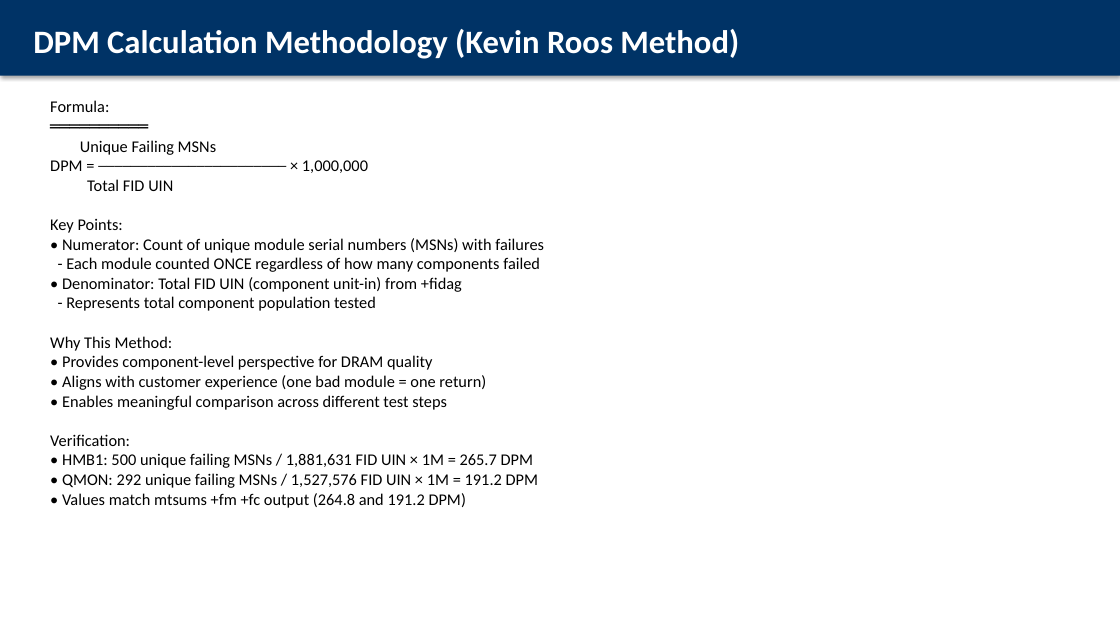
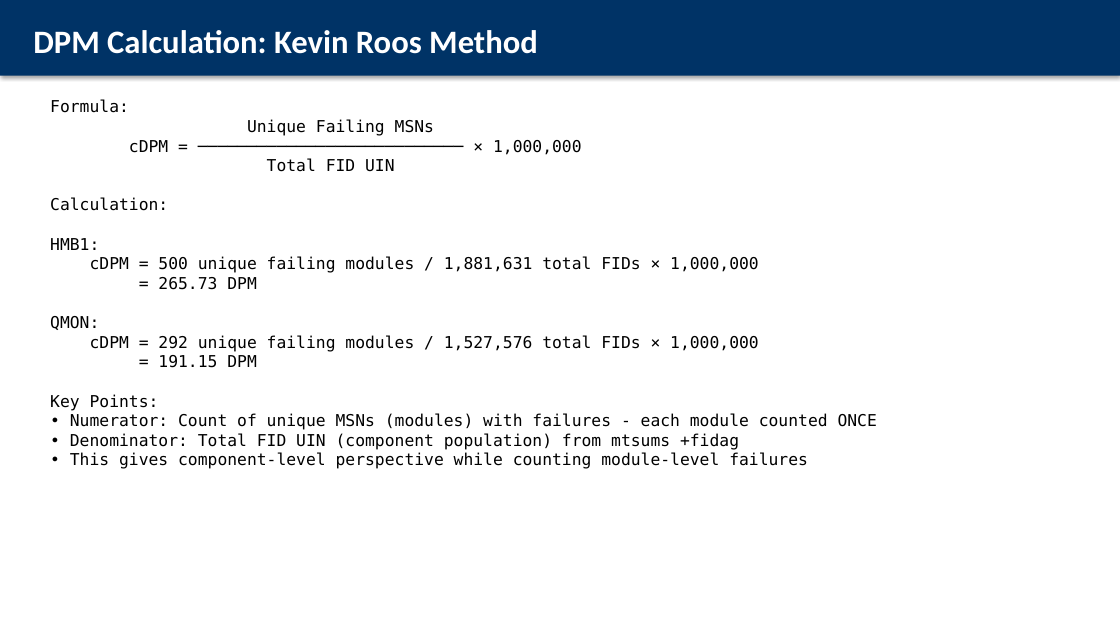
Before and after one commit to ASEGARAN/MODULE_YIELD_DASHBOARD, a slide deck: slide 4 of Y6CP_cDPM_Recovery_VP_Readout_SOCAMM2_7500MT.pptx (slide 9 before the commit). Drawn at 1120x630 pixels with LibreOffice and Linux fonts; fonts in the diff are those of the drawing. Boxes give left, top, right and bottom in pixels: in the first picture for what was removed or moved away, otherwise in the second. Text is boxed around its words. In the diff, an @@ line names an element or a change of style, - is before the commit and + after.

Commit message:
fix: Update VP readout with Kevin's DPM method and simplified MFG/ENG view
Changes:
- Use Kevin's DPM calculation: (Unique MSNs / Total FID UIN) × 1M
  - HMB1: 500 / 1,881,631 × 1M = 265.73 DPM
  - QMON: 292 / 1,527,576 × 1M = 191.15 DPM

- Replace confusing 1st pass vs final pass yield comparison with
  simple MFG vs ENG view table showing:
  - MFG View: Yield % (what manufacturing sees)
  - ENG View: cDPM (what engineering sees for customer risk)

- Key message: MFG sees 97.1% yield, ENG sees 456.9 cDPM total risk
  → After recovery: 157.9 cDPM customer-facing (65% recovery)

Slides:
1. Title
2. Executive Summary
3. MFG vs ENG View (simplified bridge)
4. DPM Calculation Methodology (Kevin's method)
5. Top FAILCRAWLERs by DPM
6. Recovery Type Assignments
7. Recovery Summary Table
8. DPM Waterfall Chart
9. Appendix: Data Sources

```diff
--- a/Y6CP_cDPM_Recovery_VP_Readout_SOCAMM2_7500MT.pptx
+++ b/Y6CP_cDPM_Recovery_VP_Readout_SOCAMM2_7500MT.pptx
@@ text at box(33, 30, 538, 54): text changed @@
-DPM Calculation Methodology (Kevin Roos Method)
+DPM Calculation: Kevin Roos Method
@@ text at box(50, 99, 877, 469): text changed; font Calibri to DejaVu Sans Mono @@
-Formula:
-══════════
-Unique Failing MSNs
-DPM = ─────────────────────── × 1,000,000
-Total FID UIN
-Key Points:
-• Numerator: Count of unique module serial numbers (MSNs) with failures
-- Each module counted ONCE regardless of how many components failed
-• Denominator: Total FID UIN (component unit-in) from +fidag
-- Represents total component population tested
-Why This Method:
-• Provides component-level perspective for DRAM quality
-• Aligns with customer experience (one bad module = one return)
-• Enables meaningful comparison across different test steps
-Verification:
-• HMB1: 500 unique failing MSNs / 1,881,631 FID UIN × 1M = 265.7 DPM
-• QMON: 292 unique failing MSNs / 1,527,576 FID UIN × 1M = 191.2 DPM
-• Values match mtsums +fm +fc output (264.8 and 191.2 DPM)
+Formula:
+Unique Failing MSNs
+cDPM = ─────────────────────────── × 1,000,000
+Total FID UIN
+Calculation:
+HMB1:
+cDPM = 500 unique failing modules / 1,881,631 total FIDs × 1,000,000
+= 265.73 DPM
+QMON:
+cDPM = 292 unique failing modules / 1,527,576 total FIDs × 1,000,000
+= 191.15 DPM
+Key Points:
+• Numerator: Count of unique MSNs (modules) with failures - each module counted ONCE
+• Denominator: Total FID UIN (component population) from mtsums +fidag
+• This gives component-level perspective while counting module-level failures
```
Also in this commit, not shown: 6 other slides changed, 1 slide added, 2 slides removed.
